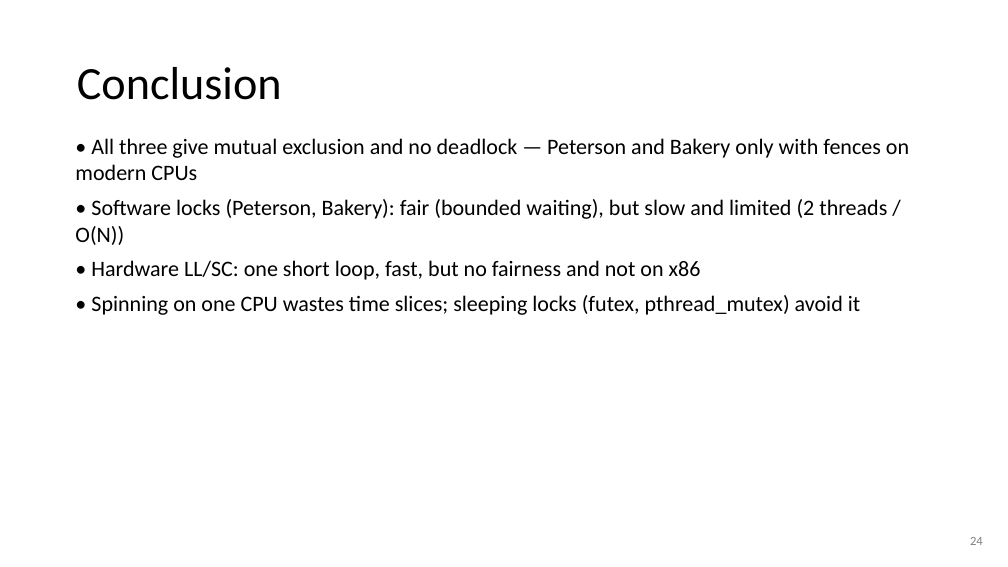
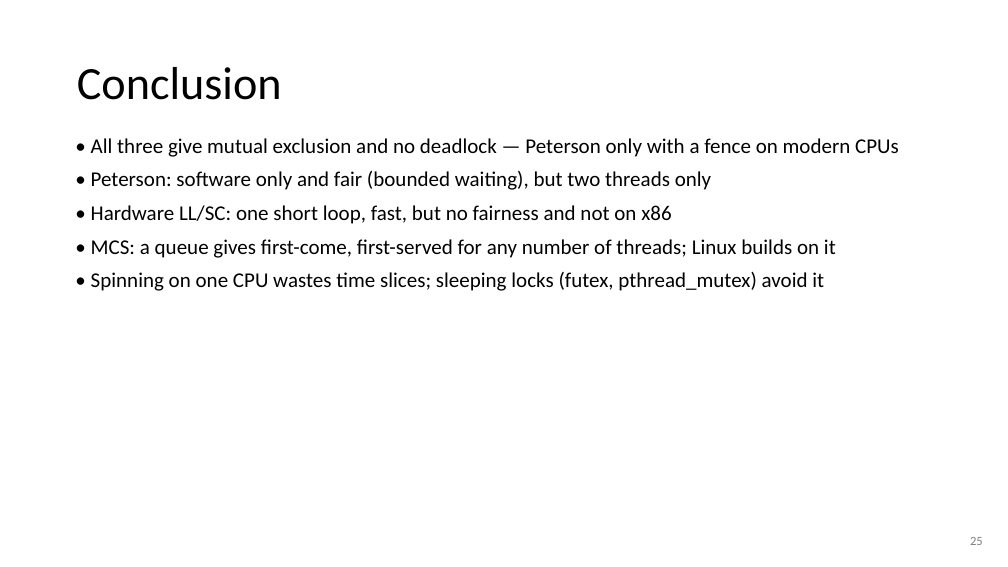
Before and after one commit to Kiatisakk/CPE333-OS, a slide deck: slide 25 of PS08/slides/PS08.pptx (slide 24 before the commit). Drawn at 1008x567 pixels with LibreOffice and Linux fonts; fonts in the diff are those of the drawing. Boxes give left, top, right and bottom in pixels: in the first picture for what was removed or moved away, otherwise in the second. Text is boxed around its words. In the diff, an @@ line names an element or a change of style, - is before the commit and + after.

```diff
--- a/PS08/slides/PS08.pptx
+++ b/PS08/slides/PS08.pptx
@@ text at [91, 138, 899, 190]: text changed; size 21 to 20 pt @@
-• All three give mutual exclusion and no deadlock — Peterson and Bakery only with fences on modern CPUs
-• Software locks (Peterson, Bakery): fair (bounded waiting), but slow and limited (2 threads / O(N))
+• All three give mutual exclusion and no deadlock — Peterson only with a fence on modern CPUs
+• Peterson: software only and fair (bounded waiting), but two threads only
@@ text at [91, 205, 824, 291]: size 21 to 20 pt in "• Hardware LL/SC: one short loop, fast, ...", "• Spinning on one CPU wastes time ..." @@
@@ text at [91, 239, 836, 258]: paragraph added @@
+• MCS: a queue gives first-come, first-served for any number of threads; Linux builds on it
@@ text at [970, 537, 983, 545]: text changed @@
-24
+25
```
Also in this commit, not shown: 15 other slides changed, 3 slides added, 2 slides removed, 12 other files.
